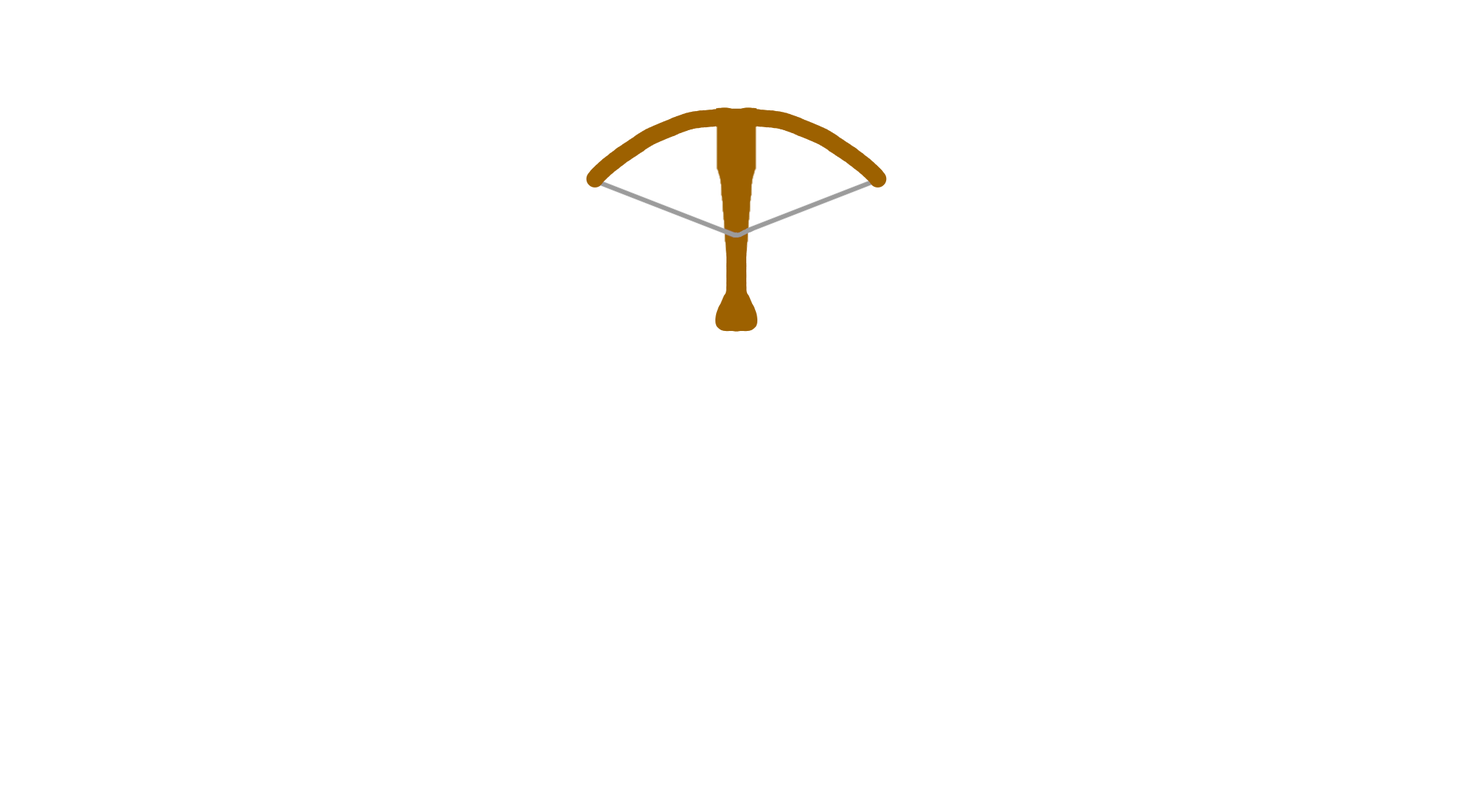
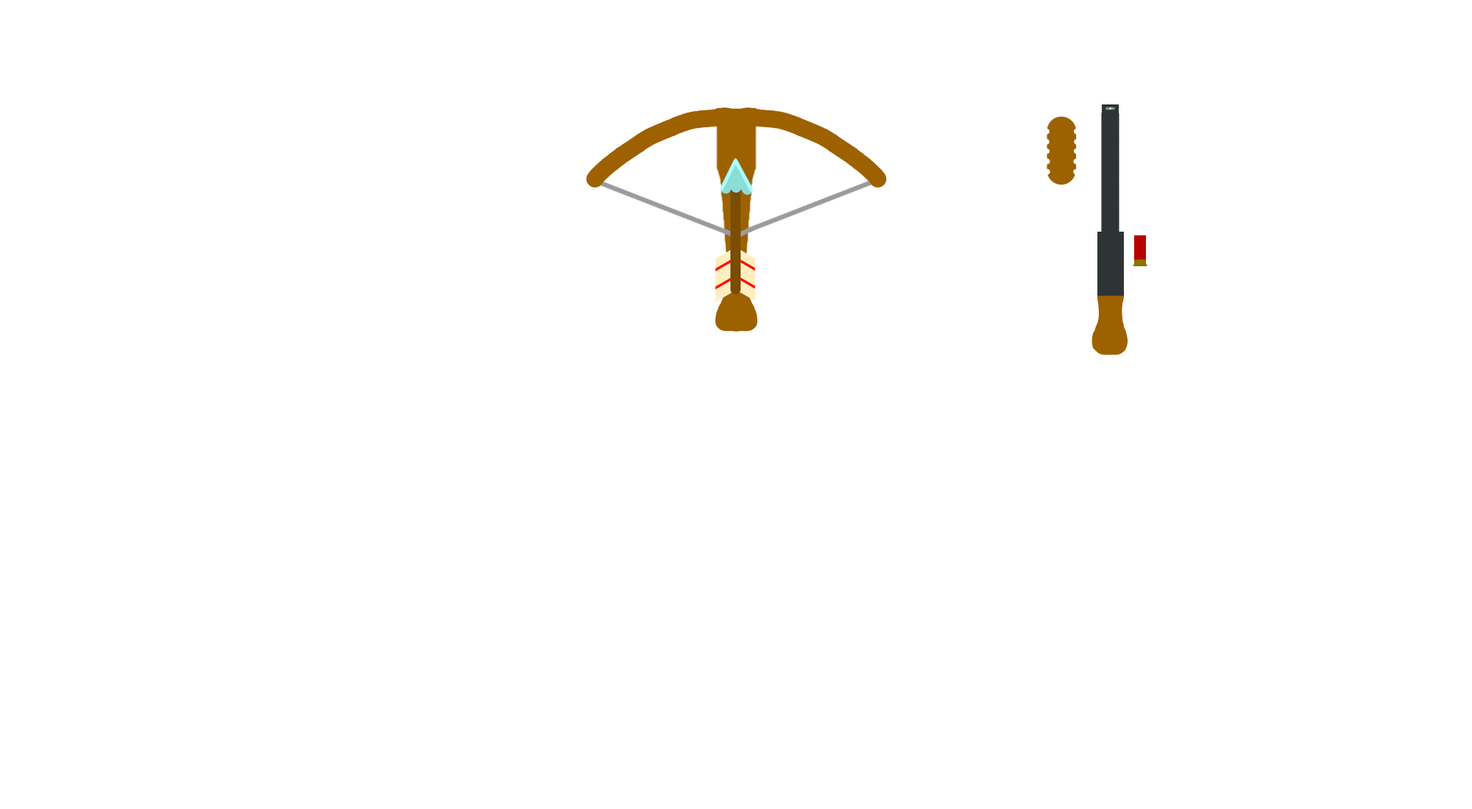
Comparing the layer stacks of the two 1472 × 809 images. Changes:
showed "Warstwa 2 Scalone" over bbox(715, 158, 756, 303)
added layer "Warstwa 17(wklejone)" above "Warstwa 19(wklejone)" over bbox(1132, 235, 1148, 268)
added layer "Warstwa 19(wklejone)" above "Warstwa 11(wklejone)" over bbox(1046, 104, 1148, 356)
painted on "Warstwa 11(wklejone)" over bbox(715, 158, 756, 303)
added layer "Warstwa 14" above "Warstwa 13" over bbox(1046, 116, 1077, 186)
added layer "Warstwa 13" above "Kopia Warstwa 4" over bbox(1091, 235, 1148, 356)
